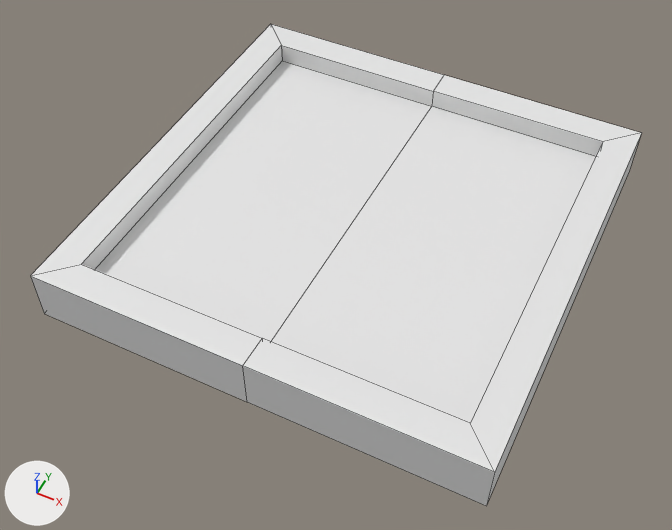
Before and after pictures for a commit that changed the Blender file assets/checkpoint.blend.
Rendered twice from a camera (50 mm lens) standing at (1.023, -0.639, 1.32) and looking at (0.492, 0.423, -0.007). Lighting does not change. The marker at lower left points along +X, +Y and +Z. Mesh edges are drawn as thin lines. Materials are left out; every surface is plain grey.

Script lines for the objects in view, before the commit:
```python
me_cube_001 = bpy.data.meshes.new('Cube.001')
me_cube_001.from_pydata(...)  # 16 vertices, 11 faces; spans x -0.425..0.425, y -0.425..0.0, z 0.0..0.104
me_cube_001.materials.append(mat_cube)
ob_cube_001 = bpy.data.objects.new('Cube.001', me_cube_001)
ob_cube_001.location = (0.5, 0.5, 0.0)
ob_cube_001.rotation_euler = (0.0, 0.0, 1.571)  # degrees (0, 0, 90)
_m = ob_cube_001.modifiers.new('Mirror', 'MIRROR')
_m.use_axis = (False, True, False)
```
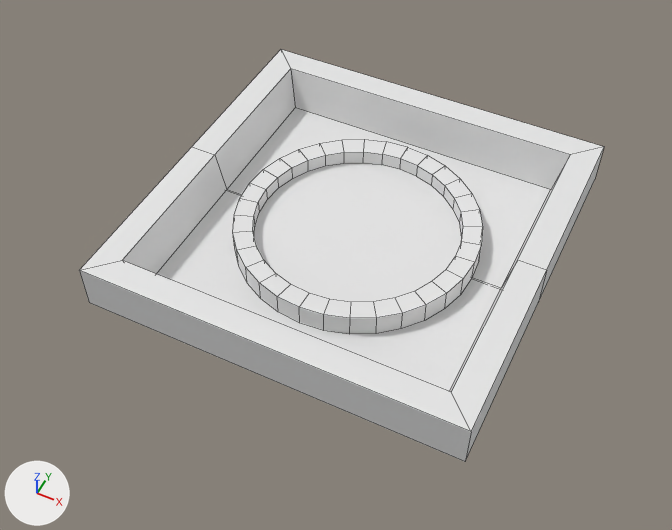
Where the change shows, as pixel boxes (x1, y1, x2, y2) in the pictures (672 x 530 px):
'Cube.001', reshaped, moved, turned, rescaled, modifiers changed
    before: (31, 24, 641, 506)
    after: (79, 49, 604, 462)

What the commit changed:
me_cube_001 is used by ob_cube_001; location (0.5, 0.5, 0.0); rotation (0.0, 0.0, 1.571), in degrees (0, 0, 90).
me_cube_001 had 16 vertices, 11 faces and spanned x -0.425..0.425, y -0.425..0.0, z 0.0..0.104.
me_cube_001 now has 152 vertices, 119 faces and spans x 0.153..1.003, y 0.153..1.003, z 0.0..0.104.
me_cube_001 part 1: the whole mesh is rebuilt.
Object 'Cube.001' (ob_cube_001) loses its MIRROR modifier named 'Mirror'.
Modifier setting removed (it was use_axis = (False, True, False)).
Object 'Cube.001' (ob_cube_001) moves from (0.5, 0.5, 0.0) to (0.0, 0.0, 0.0).
Object 'Cube.001' (ob_cube_001) turns from (0, 0, 90) to (0, 0, 360) degrees about x, y and z.
Object 'Cube.001' (ob_cube_001) is rescaled from (1.0, 1.0, 1.0) to (0.866, 0.866, 0.866).
